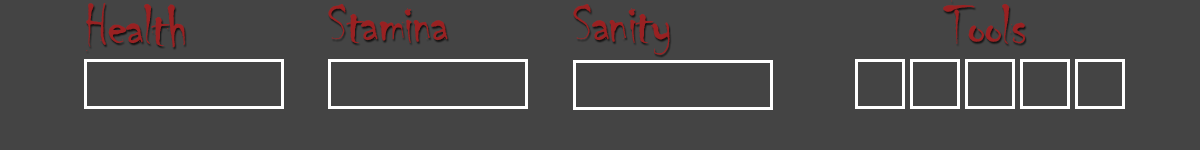
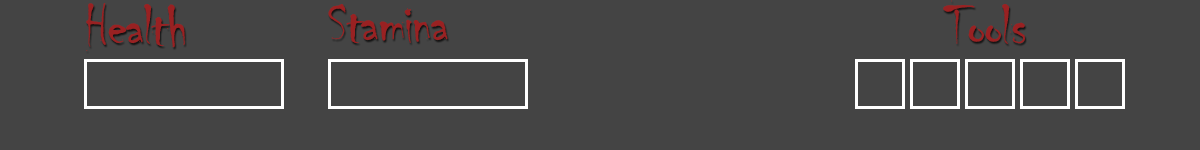
Before/after of a 1200×150 layered artwork. What changed in the layer stack:
hid "Sanity Bar" over [573, 60, 773, 110]
hid "Sanity" over [573, 4, 670, 55]
